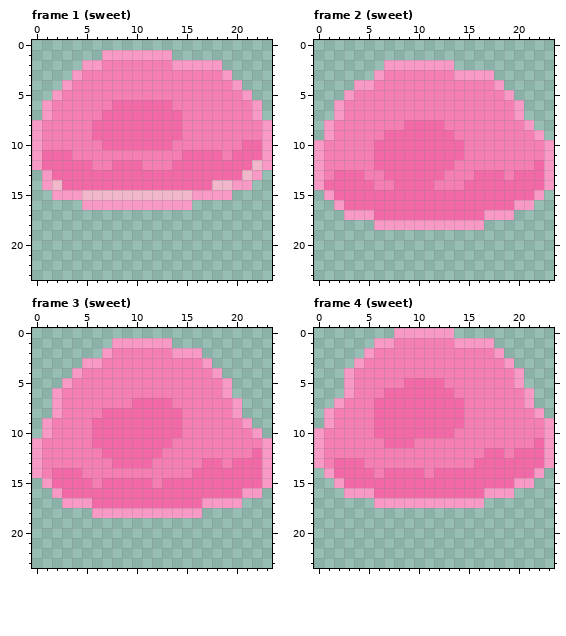
Two states of a pixel-art file, Assets/Art/Tilesets/mushroom.aseprite. The picture above was drawn from the file before the commit.
24x24 pixels, 14 frames. Shown: frame 1 (sweet), frame 2 (sweet), frame 3 (sweet), frame 4 (sweet). The commit also changed other frames, which this record leaves out.
Once edited:
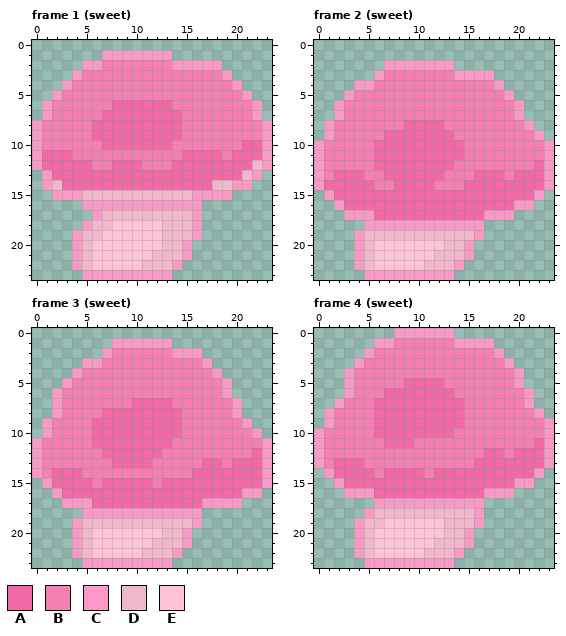
Palette (. is transparent): A #f368a7  B #f57fb2  C #f99ac6  D #f1b7ca  E #ffc2d6
Change:
layer "floating stem" now shown
--- frame 1 (sweet), layer "floating stem"
@@ x 0..23 @@
 15 ..CCCDDDDDDDDDDDCCCC....
-16 .....CCCCCCCCCCC........
-17 ........................
-18 ........................
-19 ........................
-20 ........................
-21 ........................
-22 ........................
-23 ........................
+16 .....CCCCCCCCCCCC.......
+17 ......CDDDDDDDDDC.......
+18 .....CDDEEEEEDDDC.......
+19 ....CDDEEEEEEDDDC.......
+20 ....CDEEEEEEEDDC........
+21 ....CDEEEEEEDDDC........
+22 ....CDEEEEEDDDC.........
+23 .....CCCCCCCCC..........
--- frame 2 (sweet), layer "floating stem"
@@ x 0..23 @@
 17 ...CCCAAAAAAAAAAACCC....
-18 ......CCCCCCCCCCC.......
-19 ........................
-20 ........................
-21 ........................
-22 ........................
-23 ........................
+18 .....CCCCCCCCCCCC.......
+19 ....CDDDDDDDDDDDC.......
+20 ....CDEEEEEEEDDC........
+21 ....CDEEEEEEDDDC........
+22 ....CDEEEEEDDDC.........
+23 .....CCCCCCCCC..........
--- frame 3 (sweet), layer "floating stem"
@@ x 0..23 @@
 17 ...CCCAAAAAAAAAAACCCC...
-18 ......CCCCCCCCCCC.......
-19 ........................
-20 ........................
-21 ........................
-22 ........................
-23 ........................
+18 .....CCCCCCCCCCCC.......
+19 ....CDDDDDDDDDDDC.......
+20 ....CDEEEEEEEDDC........
+21 ....CDEEEEEEDDDC........
+22 ....CDEEEEEDDDC.........
+23 .....CCCCCCCCC..........
--- frame 4 (sweet), layer "floating stem"
@@ x 0..23 @@
 17 ......CCCCCCCCCCC.......
-18 ........................
-19 ........................
-20 ........................
-21 ........................
-22 ........................
-23 ........................
+18 .....CDDDDDDDDDDC.......
+19 ....CDDEEEEEEDDDC.......
+20 ....CDEEEEEEEDDC........
+21 ....CDEEEEEEDDDC........
+22 ....CDEEEEEDDDC.........
+23 .....CCCCCCCCC..........
Boxes around the changes in both pictures, in picture pixels (x1, y1, x2, y2):
added: (72, 200, 202, 280)
added: (354, 220, 484, 280)
added: (72, 508, 202, 568)
added: (354, 508, 484, 568)
